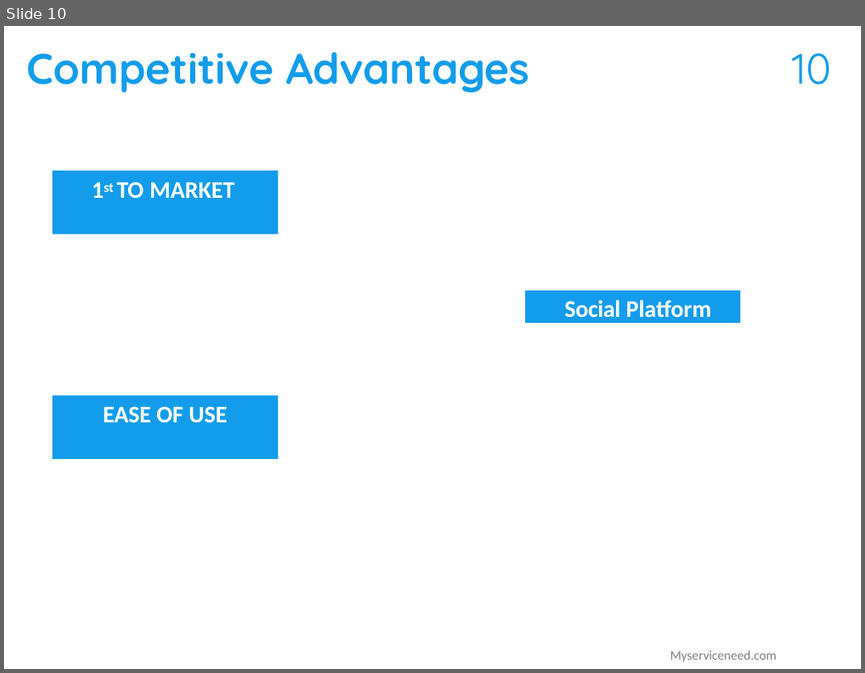
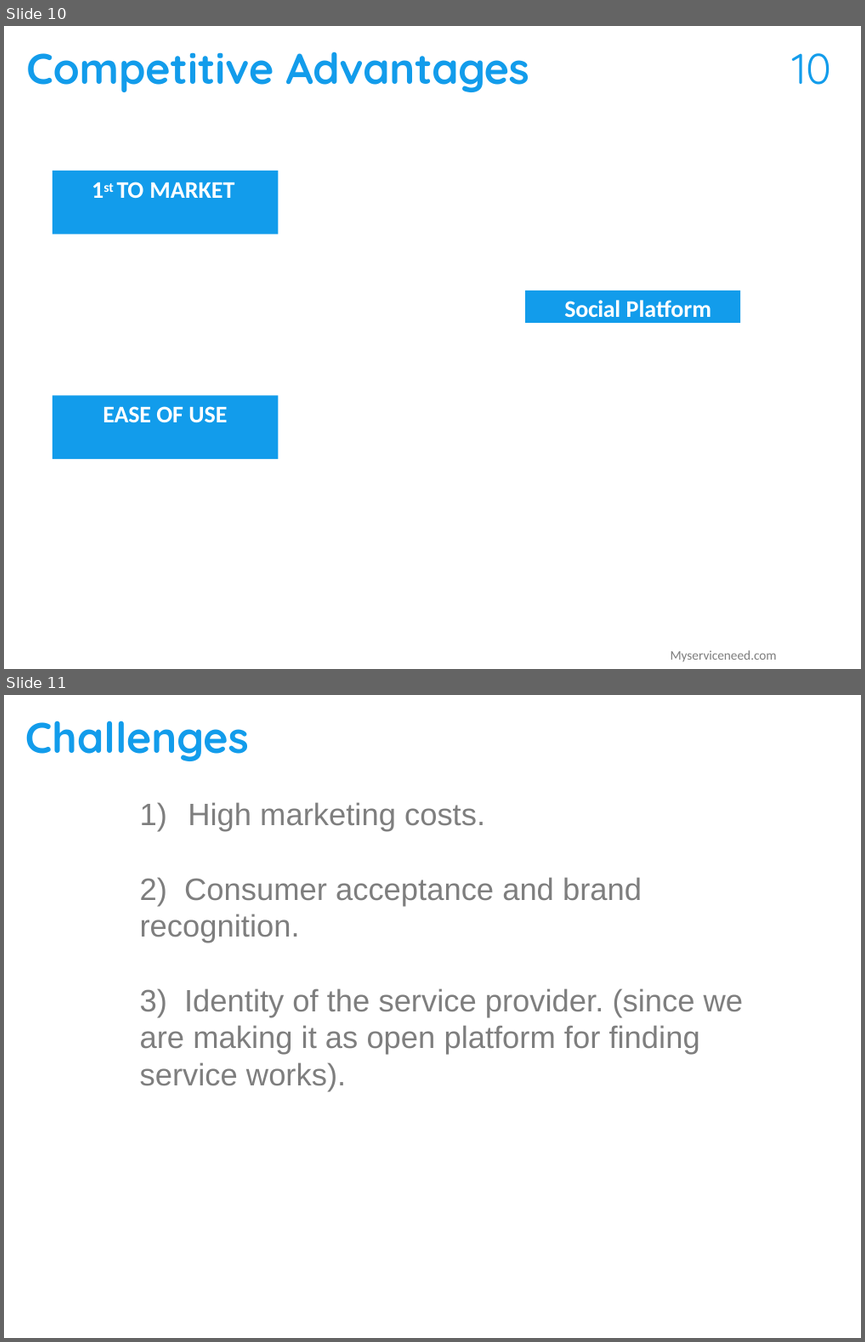
Before and after one commit to chaithu563/myserviceneed, a slide deck: service_images/startuppitch/myservicenned_pitch.pptx. Shown one above the other, each under a label of ours: slide 10 before the commit, slides 10 and 11 after it. The pictures are 865x673 and 865x1342 pixels, drawn with LibreOffice and Linux fonts; fonts in the diff are those of the drawing. Boxes give left, top, right and bottom in pixels: in the first picture for what was removed or moved away, otherwise in the second. Text is boxed around its words. In the diff, an @@ line names an element or a change of style, - is before the commit and + after.

```diff
--- a/service_images/startuppitch/myservicenned_pitch.pptx
+++ b/service_images/startuppitch/myservicenned_pitch.pptx
@@ slide 11 added at (4, 695, 861, 1338), background #FFFFFF @@
@@ title added at (25, 721, 249, 761), 36 pt, text #129CEB, bold @@
+Challenges
@@ text added at (140, 802, 744, 1092), 26 pt, text #7E7E7E @@
+  1) High marketing costs.
+  2) Consumer acceptance and brand recognition.
+  3) Identity of the service provider. (since we are making it as open platform for finding service works).
```
Also in this commit, not shown: 3 slides changed, 2 other files.
